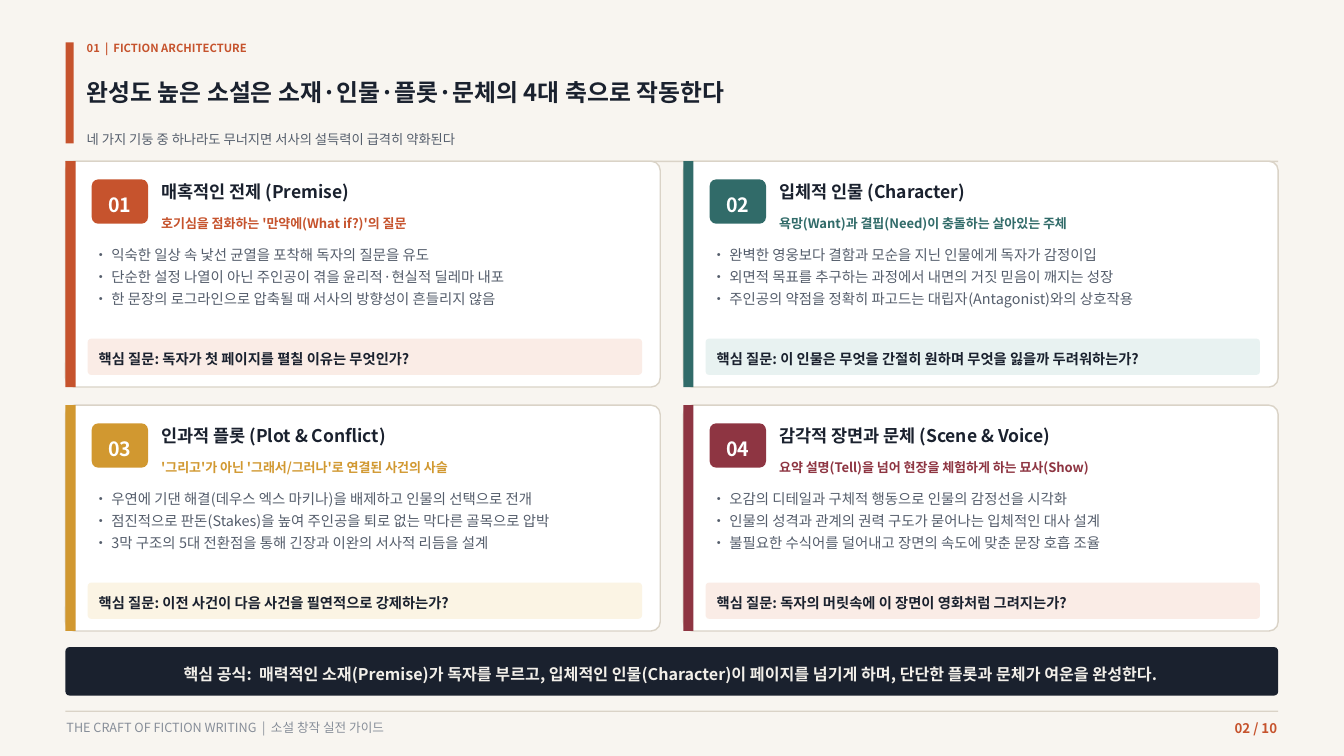
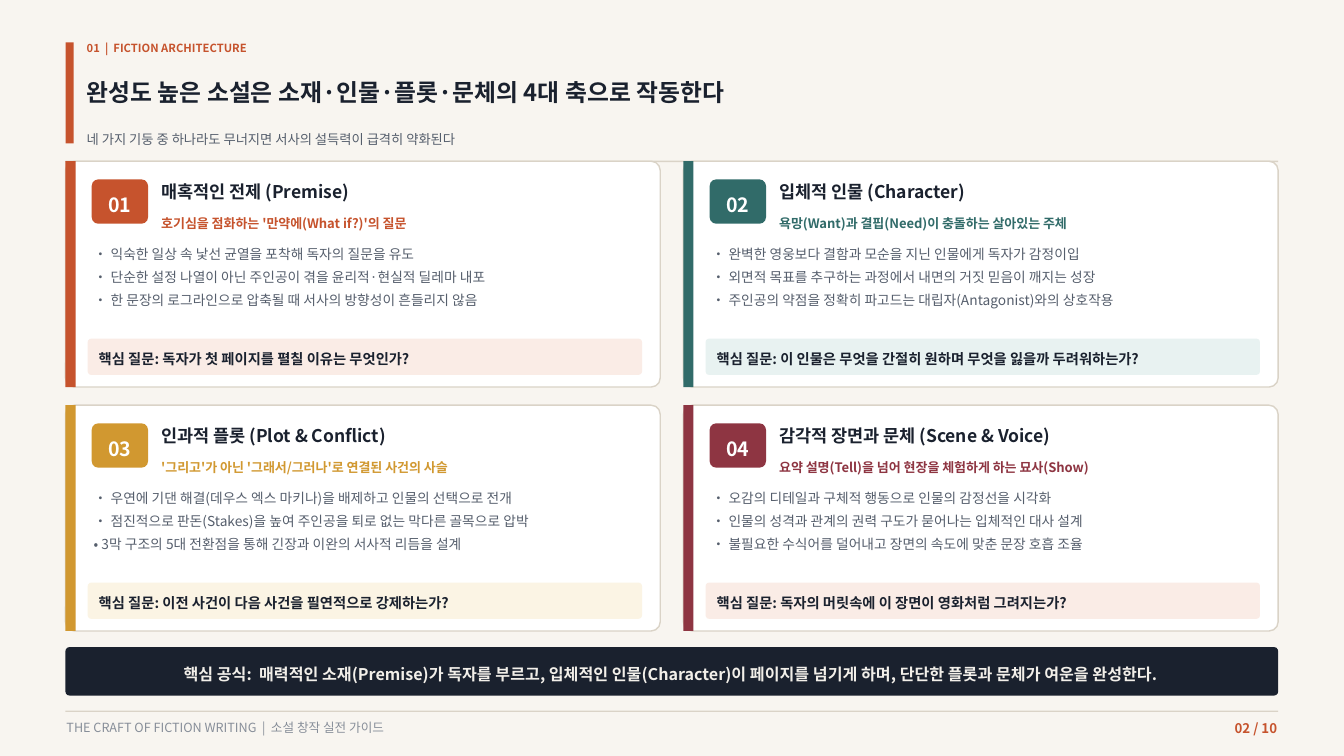
Before and after one commit to lietzsche/dev-lab, a slide deck: slide 2 of 소설쓰기_가이드.pptx. Drawn at 1344x756 pixels with LibreOffice and Linux fonts; fonts in the diff are those of the drawing. Boxes give left, top, right and bottom in pixels: in the first picture for what was removed or moved away, otherwise in the second. Text is boxed around its words. In the diff, an @@ line names an element or a change of style, - is before the commit and + after.

Commit message:
PPTX 줄바꿈을 독립 문단으로 안정화

```diff
--- a/소설쓰기_가이드.pptx
+++ b/소설쓰기_가이드.pptx
@@ text at (111, 247, 485, 306): text changed; size 10.3 to 9.8 pt @@
-• 익숙한 일상 속 낯선 균열을 포착해 독자의 질문을 유도
-• 단순한 설정 나열이 아닌 주인공이 겪을 윤리적·현실적 딜레마 내포
-• 한 문장의 로그라인으로 압축될 때 서사의 방향성이 흔들리지 않음
+• 익숙한 일상 속 낯선 균열을 포착해 독자의 질문을 유도
+• 단순한 설정 나열이 아닌 주인공이 겪을 윤리적·현실적 딜레마 내포
+• 한 문장의 로그라인으로 압축될 때 서사의 방향성이 흔들리지 않음
@@ text at (729, 247, 1114, 309): text changed; size 10.3 to 9.8 pt @@
-• 완벽한 영웅보다 결함과 모순을 지닌 인물에게 독자가 감정이입
-• 외면적 목표를 추구하는 과정에서 내면의 거짓 믿음이 깨지는 성장
-• 주인공의 약점을 정확히 파고드는 대립자(Antagonist)와의 상호작용
+• 완벽한 영웅보다 결함과 모순을 지닌 인물에게 독자가 감정이입
+• 외면적 목표를 추구하는 과정에서 내면의 거짓 믿음이 깨지는 성장
+• 주인공의 약점을 정확히 파고드는 대립자(Antagonist)와의 상호작용
@@ text at (101, 491, 528, 550): text changed; size 10.3 to 9.8 pt @@
-• 우연에 기댄 해결(데우스 엑스 마키나)을 배제하고 인물의 선택으로 전개
-• 점진적으로 판돈(Stakes)을 높여 주인공을 퇴로 없는 막다른 골목으로 압박
-• 3막 구조의 5대 전환점을 통해 긴장과 이완의 서사적 리듬을 설계
+• 우연에 기댄 해결(데우스 엑스 마키나)을 배제하고 인물의 선택으로 전개
+• 점진적으로 판돈(Stakes)을 높여 주인공을 퇴로 없는 막다른 골목으로 압박
+• 3막 구조의 5대 전환점을 통해 긴장과 이완의 서사적 리듬을 설계
@@ text at (729, 491, 1082, 550): text changed; size 10.3 to 9.8 pt @@
-• 오감의 디테일과 구체적 행동으로 인물의 감정선을 시각화
-• 인물의 성격과 관계의 권력 구도가 묻어나는 입체적인 대사 설계
-• 불필요한 수식어를 덜어내고 장면의 속도에 맞춘 문장 호흡 조율
+• 오감의 디테일과 구체적 행동으로 인물의 감정선을 시각화
+• 인물의 성격과 관계의 권력 구도가 묻어나는 입체적인 대사 설계
+• 불필요한 수식어를 덜어내고 장면의 속도에 맞춘 문장 호흡 조율
```
Also in this commit, not shown: 5 other slides changed, 8 other files.
